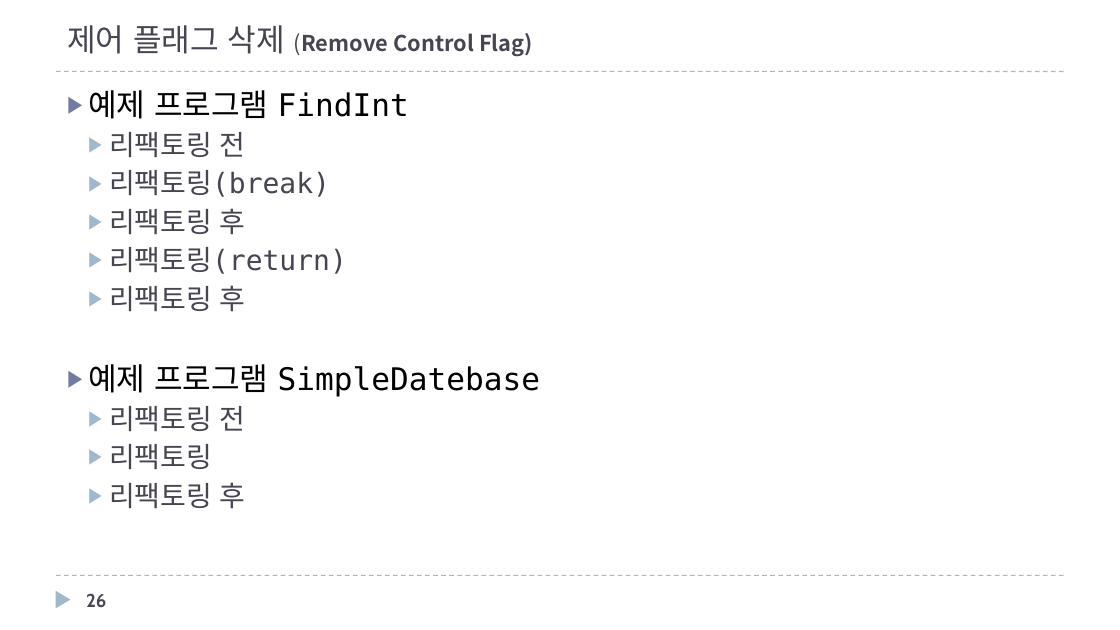
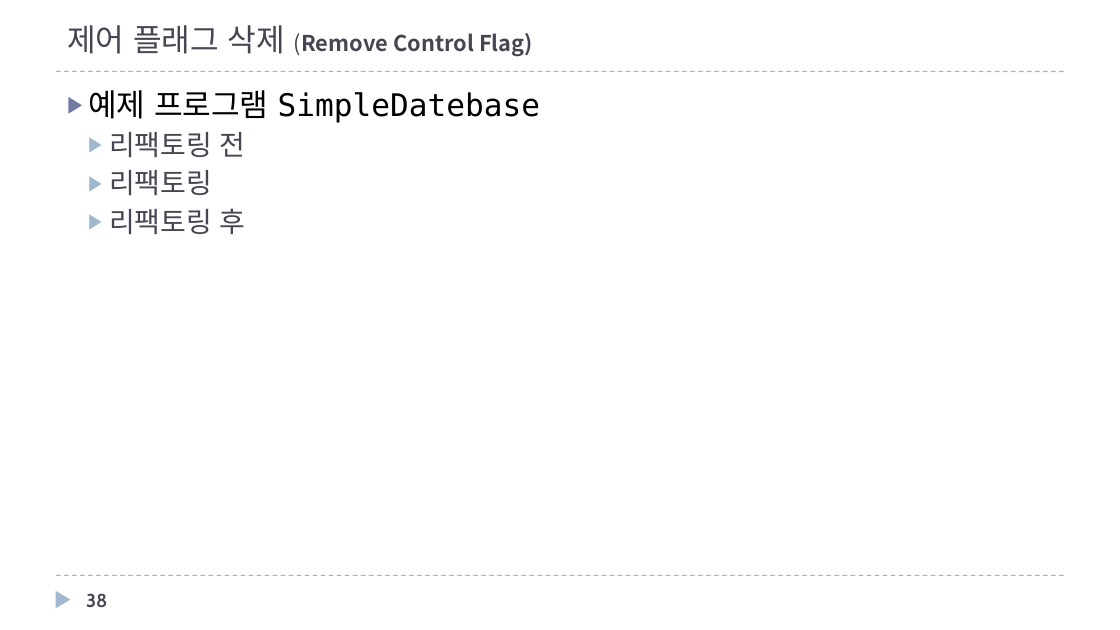
Before and after one commit to mkgungor/refactoring_java, a slide deck: slide 38 of ppt/자바로 배우는 리팩토링 입문.pptx (slide 26 before the commit). Drawn at 1120x630 pixels with LibreOffice and Linux fonts; fonts in the diff are those of the drawing. Boxes give left, top, right and bottom in pixels: in the first picture for what was removed or moved away, otherwise in the second. Text is boxed around its words. In the diff, an @@ line names an element or a change of style, - is before the commit and + after.

```diff
--- a/ppt/자바로 배우는 리팩토링 입문.pptx
+++ b/ppt/자바로 배우는 리팩토링 입문.pptx
@@ text at (88, 90, 409, 311): paragraphs removed @@
-▶ 예제 프로그램 FindInt
-  ▶ 리팩토링 전
-  ▶ 리팩토링(break)
-  ▶ 리팩토링 후
-  ▶ 리팩토링(return)
-  ▶ 리팩토링 후
@@ page number at (86, 593, 107, 608): text changed @@
-26
+38
```
Also in this commit, not shown: 6 other slides changed, 12 slides added, 5 other files.
